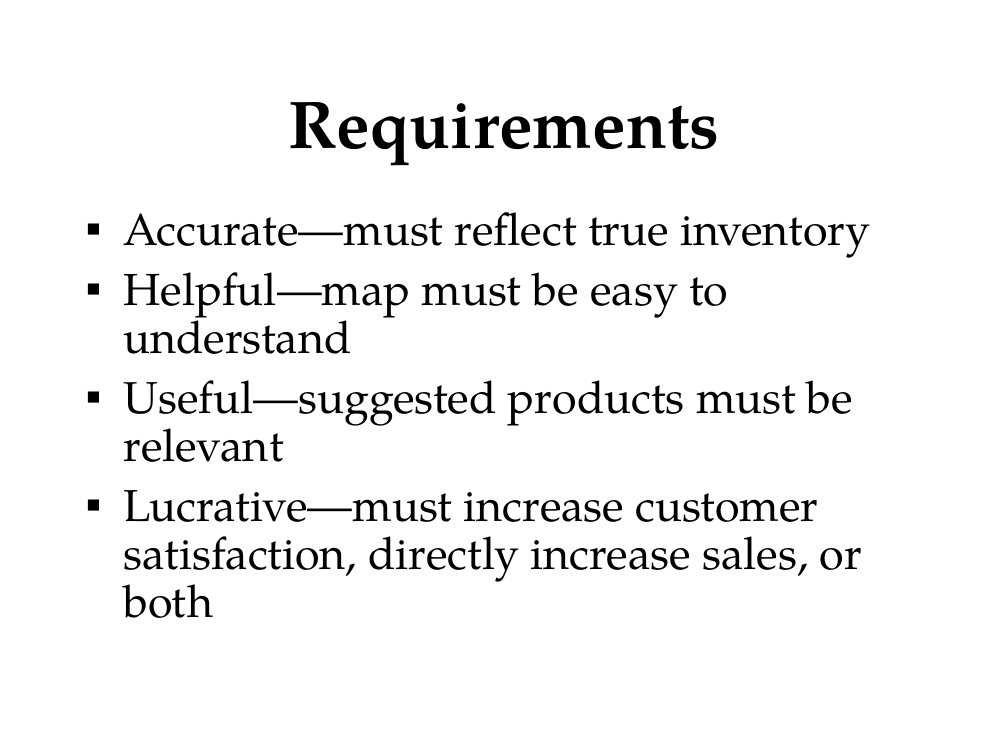
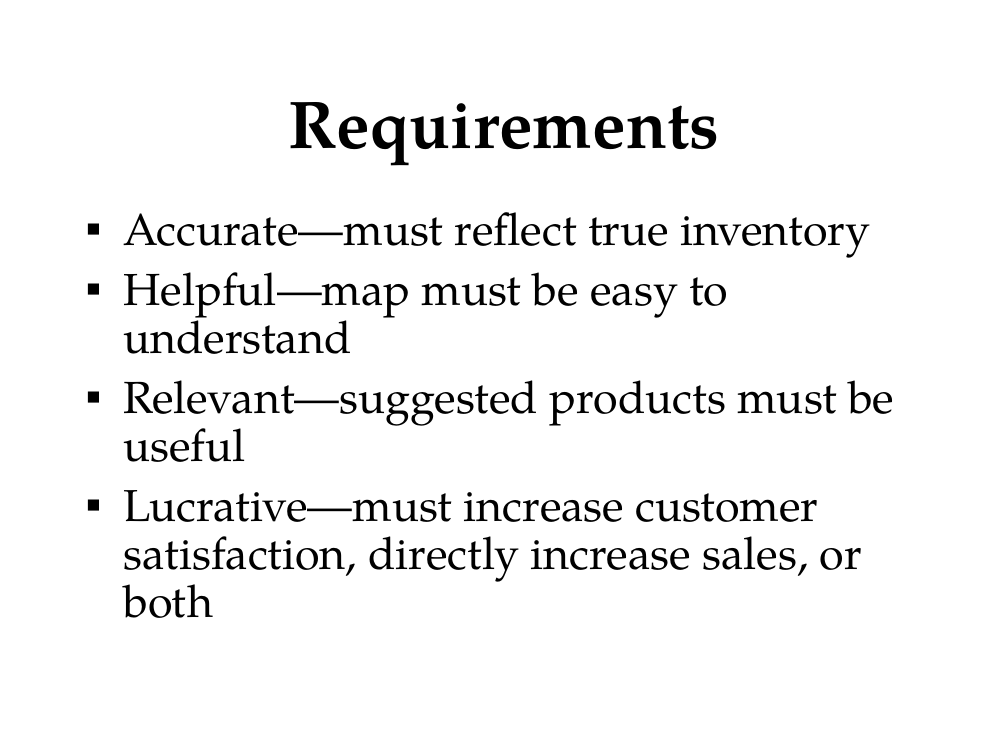
Before and after one commit to jliem/ninea1, a slide deck: slide 8 of doc/s1/Presentation-SeniorDesign.ppt. Drawn at 1008x756 pixels with LibreOffice and Linux fonts; fonts in the diff are those of the drawing; background and template pictures are left out. Boxes give left, top, right and bottom in pixels: in the first picture for what was removed or moved away, otherwise in the second. Text is boxed around its words. In the diff, an @@ line names an element or a change of style, - is before the commit and + after.

Commit message:
Changed wording on Requirements slide in presentation

```diff
--- a/doc/s1/Presentation-SeniorDesign.ppt
+++ b/doc/s1/Presentation-SeniorDesign.ppt
@@ text at [123, 380, 894, 462]: text changed @@
-▪ Useful—suggested products must be relevant
+▪ Relevant—suggested products must be useful
```
